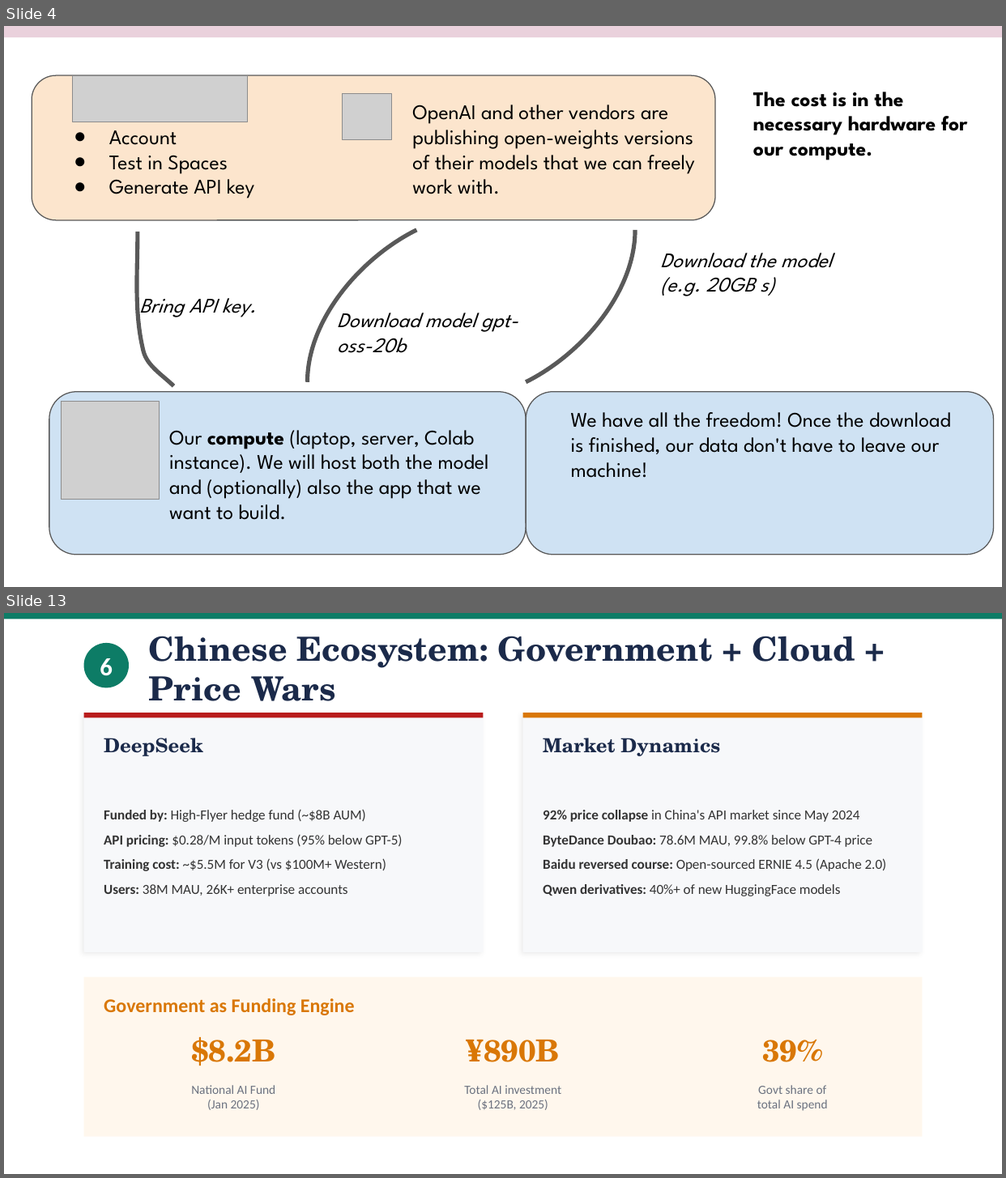
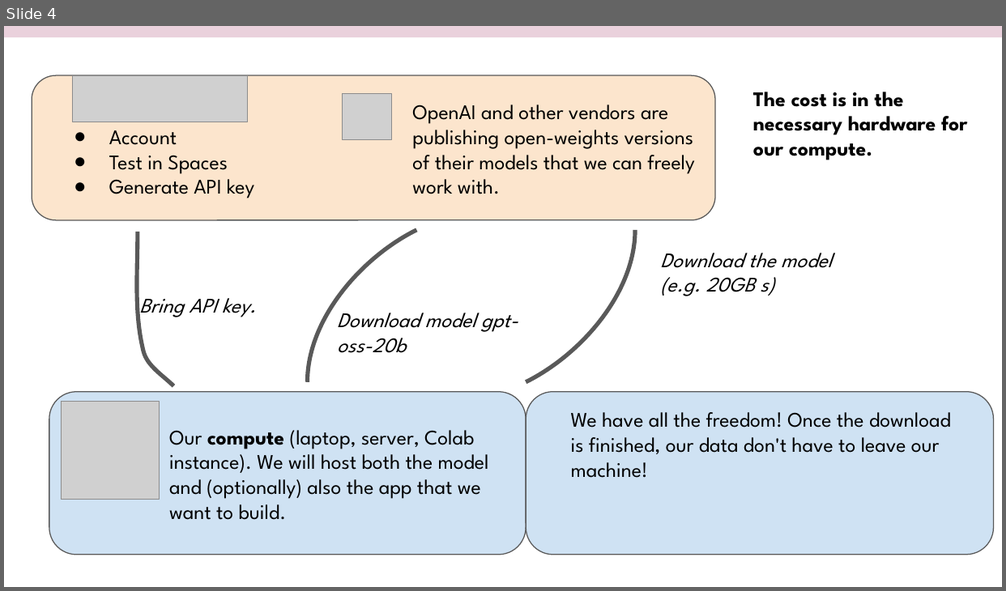
Before and after one commit to robertbarcik/genai-in-python-tutorial, a slide deck: 0_genAI_in_Python.pptx. Shown one above the other, each under a label of ours: slides 4 and 13 before the commit, slide 4 after it; the slides between them are not shown. The pictures are 1006x1178 and 1006x591 pixels, drawn with LibreOffice and Linux fonts; fonts in the diff are those of the drawing; grey boxes stand for pictures. Boxes give left, top, right and bottom in pixels: in the first picture for what was removed or moved away, otherwise in the second. Text is boxed around its words. In the diff, an @@ line names an element or a change of style, - is before the commit and + after.

```diff
--- a/0_genAI_in_Python.pptx
+++ b/0_genAI_in_Python.pptx
@@ slide 13 removed at <box>4,613,1002,1174</box>, background #FFFFFF @@
@@ rectangle removed at <box>4,613,1002,619</box> @@
@@ text removed at <box>149,636,855,701</box> @@
-Chinese Ecosystem: Government + Cloud + Price Wars
@@ ellipse removed at <box>84,643,129,688</box> @@
@@ text removed at <box>100,658,113,676</box> @@
-6
@@ rectangle removed at <box>84,713,483,952</box> @@
@@ rectangle removed at <box>84,713,483,717</box> @@
@@ rectangle removed at <box>523,713,922,952</box> @@
@@ rectangle removed at <box>523,713,922,717</box> @@
@@ text removed at <box>104,738,203,756</box> @@
-DeepSeek
@@ text removed at <box>543,738,720,756</box> @@
-Market Dynamics
@@ text removed at <box>104,810,403,897</box> @@
-Funded by: High-Flyer hedge fund (~$8B AUM)
-API pricing: $0.28/M input tokens (95% below GPT-5)
-Training cost: ~$5.5M for V3 (vs $100M+ Western)
-Users: 38M MAU, 26K+ enterprise accounts
@@ text removed at <box>543,810,887,897</box> @@
-92% price collapse in China's API market since May 2024
-ByteDance Doubao: 78.6M MAU, 99.8% below GPT-4 price
-Baidu reversed course: Open-sourced ERNIE 4.5 (Apache 2.0)
-Qwen derivatives: 40%+ of new HuggingFace models
@@ rectangle removed at <box>84,977,922,1137</box> @@
@@ text removed at <box>104,999,355,1016</box> @@
-Government as Funding Engine
@@ text removed at <box>191,1037,275,1066</box> @@
-$8.2B
@@ text removed at <box>467,1040,560,1063</box> @@
-¥890B
@@ text removed at <box>762,1040,822,1063</box> @@
-39%
@@ text removed at <box>191,1085,275,1110</box> @@
-National AI Fund
-(Jan 2025)
@@ text removed at <box>464,1085,561,1110</box> @@
-Total AI investment
-($125B, 2025)
@@ text removed at <box>757,1085,828,1111</box> @@
-Govt share of
-total AI spend
```
Also in this commit, not shown: 12 other slides removed, 1 other file.
